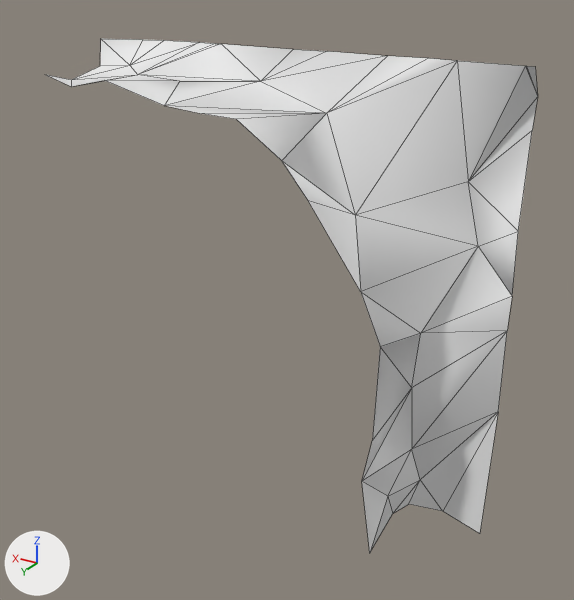
An edit to the glTF model Rogue-Robots/Assets/Models/ModularBlocks/InnerCornerFlat2_Col.gltf, drawn before and after from the same camera.
Rendered twice from a camera (50 mm lens) standing at (-4.32, 8.77, 5.86) and looking at (-0.25, 1.99, 2.47). The lights are fixed; the arrows at lower left show +X, +Y and +Z. Mesh edges are drawn as thin lines. Vertices at the same position are counted once.

In view in the first picture: 'InnerCornerFlat2_Col'.
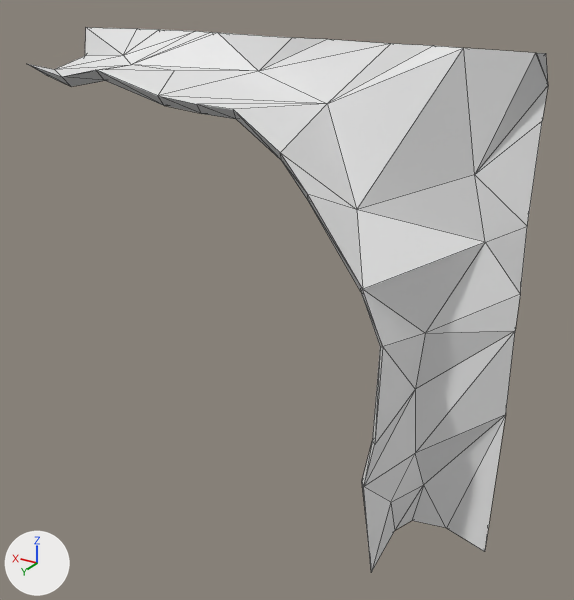
Pixel boxes [x1, y1, x2, y2] of what changed, in the pictures (574 x 600 px):
'InnerCornerFlat2_Col', reshaped
    before: [47, 39, 538, 553]
    after: [28, 28, 548, 572]
part 1 of me_scene_100, added
    after: [28, 28, 548, 572]

Diff of the bpy script that builds the scene:
```diff
--- a/Rogue-Robots/Assets/Models/ModularBlocks/InnerCornerFlat2_Col.gltf.py
+++ b/Rogue-Robots/Assets/Models/ModularBlocks/InnerCornerFlat2_Col.gltf.py
@@ me_scene_100 @@
 # used by ob_innercornerflat2_col; location = (0.0, 0.0, 0.0)
-me_scene_100.from_pydata(...)  # 52 vertices, 63 faces; spans x -2.5..2.5, y 1.35..2.5, z 0.0..5.0
+me_scene_100.from_pydata(...)  # 104 vertices, 204 faces; spans x -2.64..2.5, y 1.35..2.75, z -0.01..5.14
+# me_scene_100 part 1
+# 28 vertices are added at x -2.64..2.48, y 1.63..2.75, z -0.01..5.14
+# 17 new vertices lie (-0.14, 0.25, 0.14) away from vertices in x -2.5..2.12, y 1.38..2.5, z 0.88..5.0
+# 7 new vertices lie (-0.13, 0.25, 0.14) away from vertices in x -2.42..2.0, y 1.35..2.5, z 2.47..5.0
+# 141 new faces join them
+# me_scene_100 part 2: the surface is now shaded flat
```
